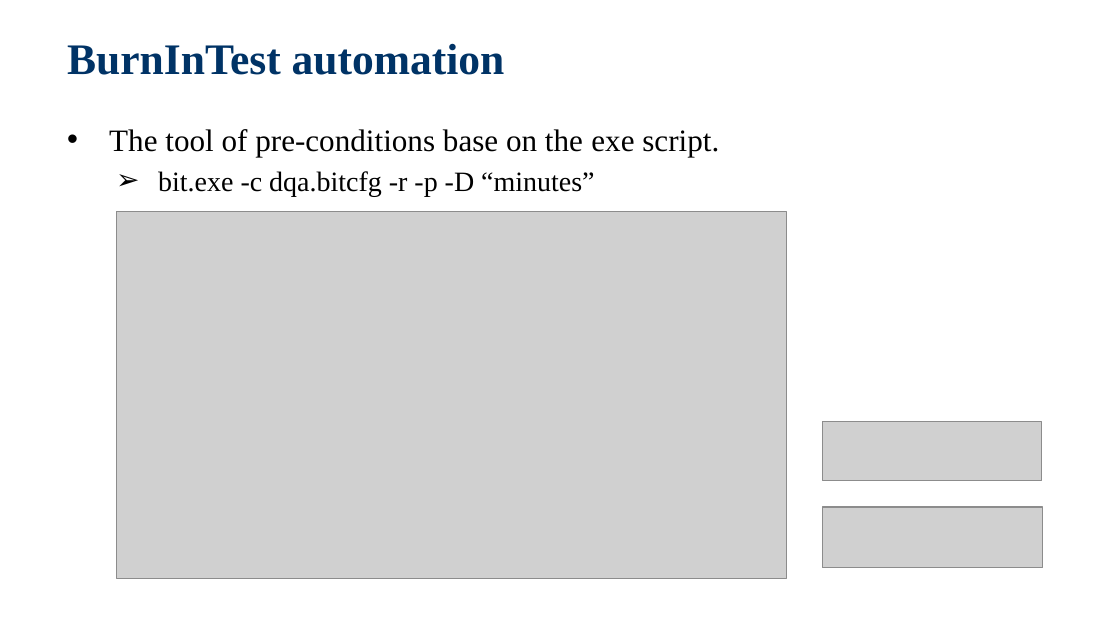
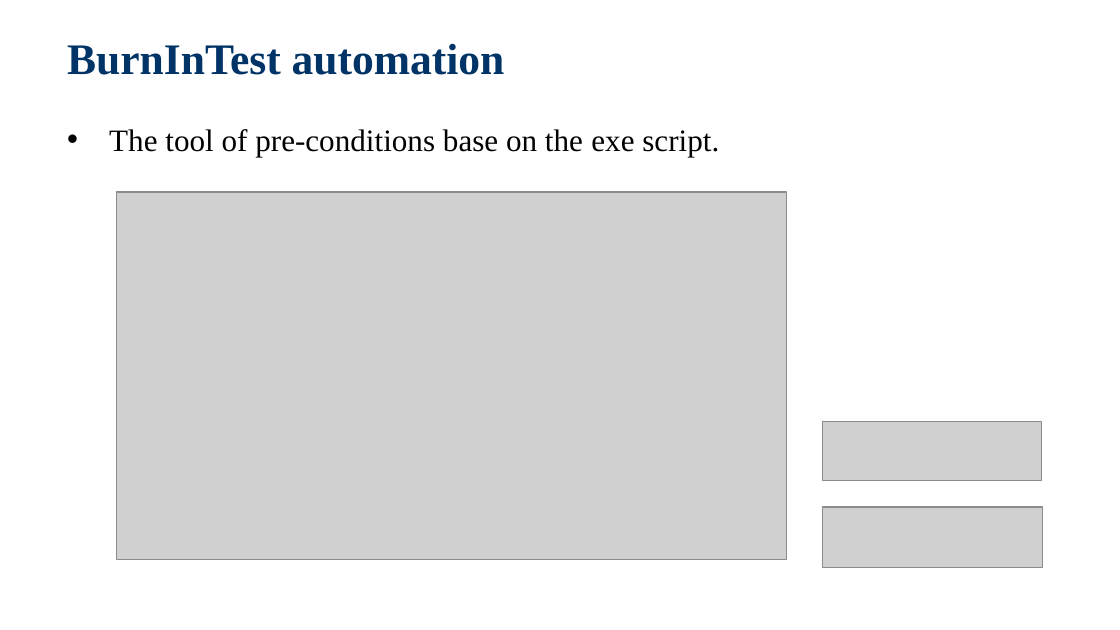
Before and after one commit to jackiejay888/automation, a slide deck: slide 30 of kpi/Test Automation.pptx. Drawn at 1120x630 pixels with LibreOffice and Linux fonts; fonts in the diff are those of the drawing; grey boxes stand for pictures; background and template pictures are left out. Boxes give left, top, right and bottom in pixels: in the first picture for what was removed or moved away, otherwise in the second. Text is boxed around its words. In the diff, an @@ line names an element or a change of style, - is before the commit and + after.

Commit message:
Update the kpi

```diff
--- a/kpi/Test Automation.pptx
+++ b/kpi/Test Automation.pptx
@@ text at [158,171,594,196]: paragraph removed @@
-    ➢ bit.exe -c dqa.bitcfg -r -p -D “minutes”
@@ picture: place and size @@
-picture at [116,211,786,578]
+picture at [116,192,786,559]
```
